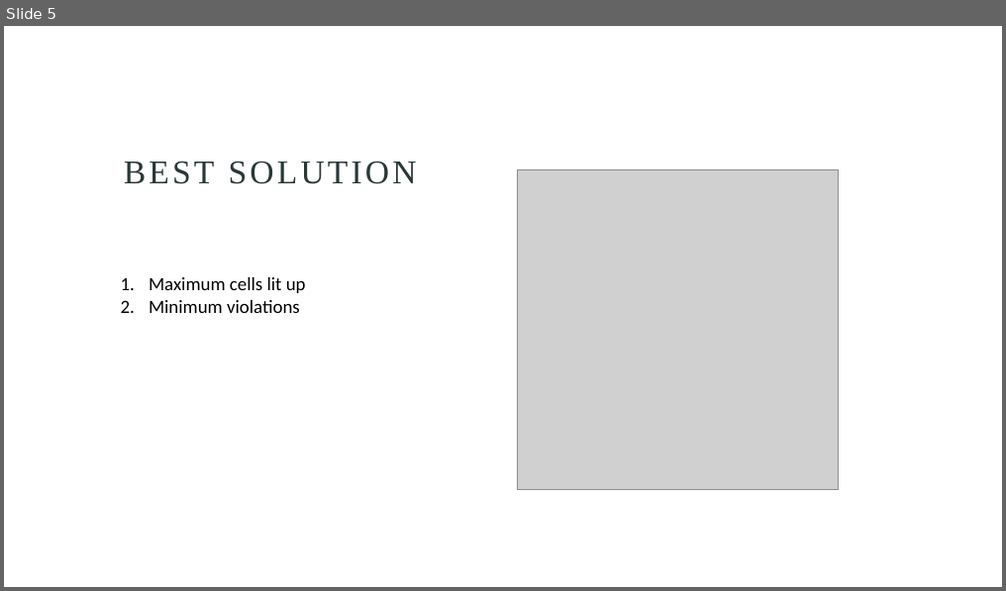
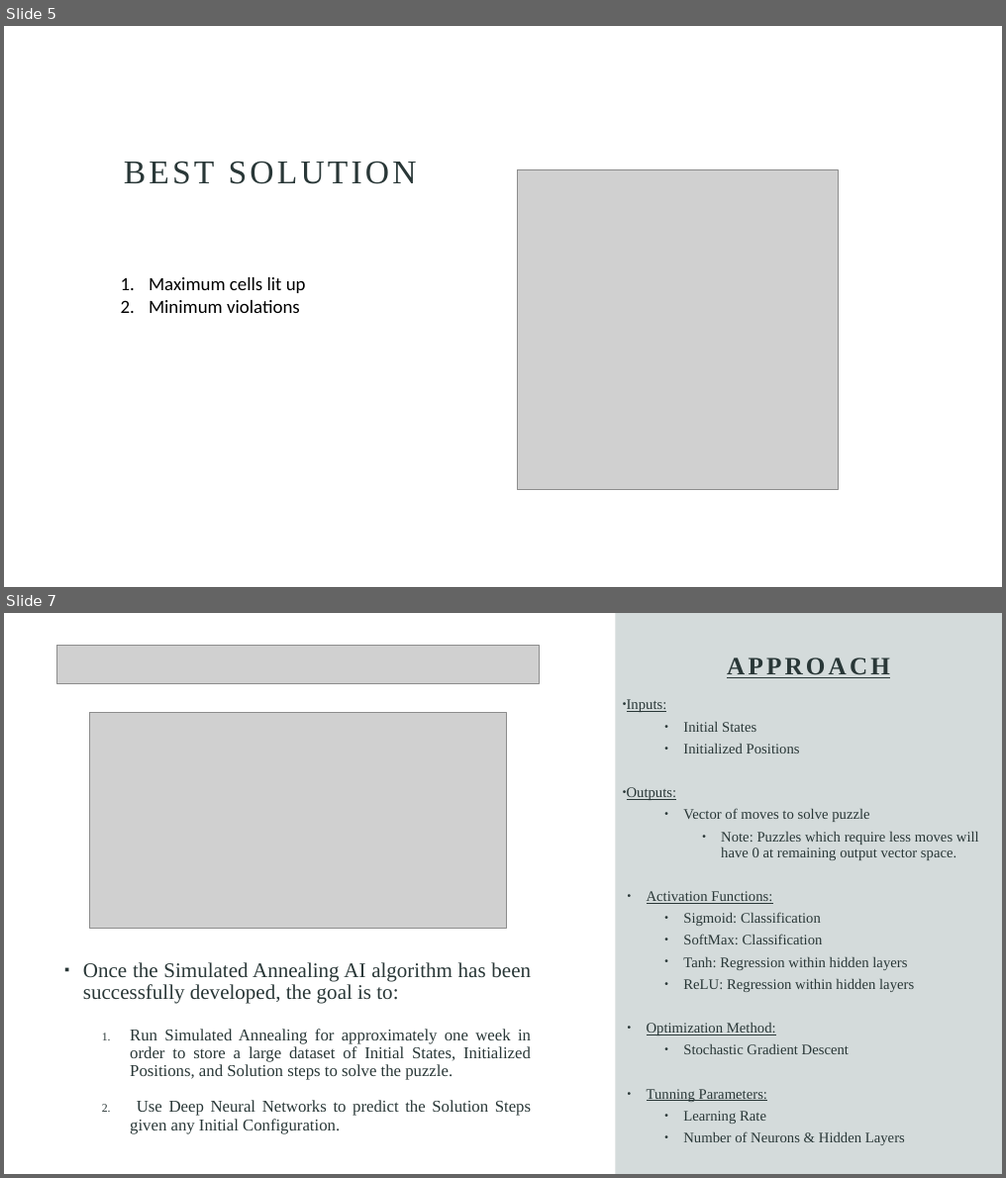
Before and after one commit to JSLBrowning/COMP-6606-Final-Project, a slide deck: Presentation/COMP6600_Final.pptx. Shown one above the other, each under a label of ours: slide 5 before the commit, slides 5 and 7 after it; the slides between them are not shown. The pictures are 1006x591 and 1006x1178 pixels, drawn with LibreOffice and Linux fonts; fonts in the diff are those of the drawing; grey boxes stand for pictures. Boxes give left, top, right and bottom in pixels: in the first picture for what was removed or moved away, otherwise in the second. Text is boxed around its words. In the diff, an @@ line names an element or a change of style, - is before the commit and + after.

```diff
--- a/Presentation/COMP6600_Final.pptx
+++ b/Presentation/COMP6600_Final.pptx
@@ slide 7 added at <box>4,613,1002,1174</box>, background #FFFFFF @@
@@ rectangle added at <box>616,613,1002,1174</box>, fill #557272 at 25% opacity @@
@@ picture added at <box>57,646,540,683</box> @@
@@ title added at <box>727,658,890,678</box>, 24 pt, text #293737, bold, underline @@
+APPROACH
@@ text added at <box>627,699,914,1146</box>, 14 pt, text #293737 @@
+• Inputs:
+  • Initial States
+  • Initialized Positions
+• Outputs:
+  • Vector of moves to solve puzzle
+    • Note: Puzzles which require less moves will have 0 at remaining output vector space.
+• Activation Functions:
+  • Sigmoid: Classification
+  • SoftMax: Classification
+  • Tanh: Regression within hidden layers
+  • ReLU: Regression within hidden layers
+• Optimization Method:
+  • Stochastic Gradient Descent
+• Tunning Parameters:
+  • Learning Rate
+  • Number of Neurons & Hidden Layers
@@ picture added at <box>89,713,506,928</box> @@
@@ text added at <box>83,962,531,1135</box>, 16 pt, text #293737 @@
+▪ Once the Simulated Annealing AI algorithm has been successfully developed, the goal is to:
+  1. Run Simulated Annealing for approximately one week in order to store a large dataset of Initial States, Initialized Positions, and Solution steps to solve the puzzle.
+  2. Use Deep Neural Networks to predict the Solution Steps given any Initial Configuration.
```
Also in this commit, not shown: 3 slides changed, 1 other slide added.
